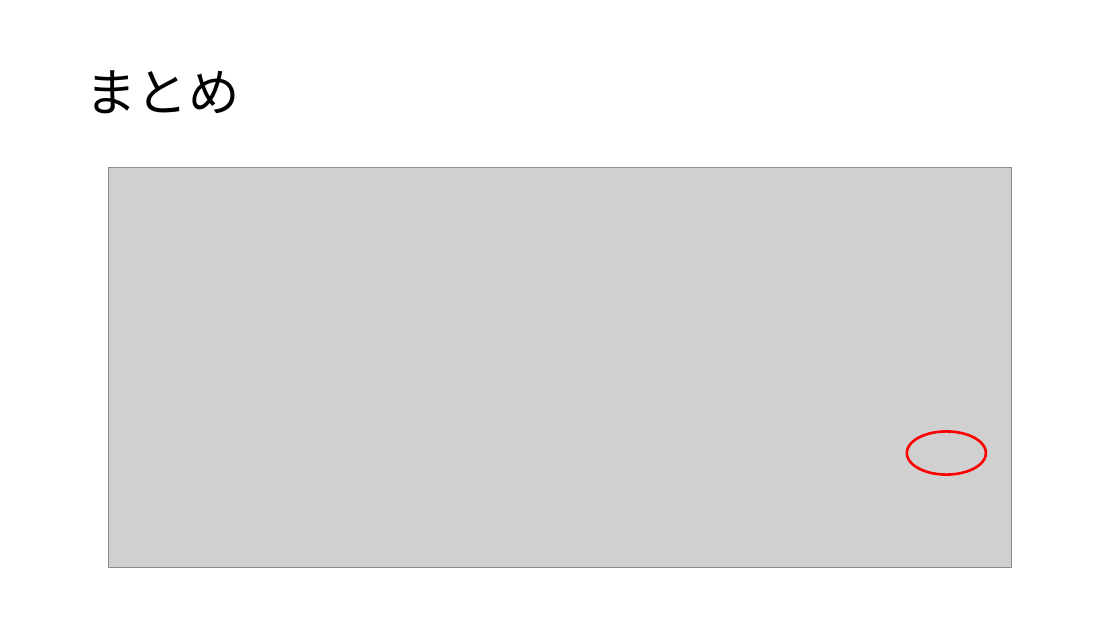
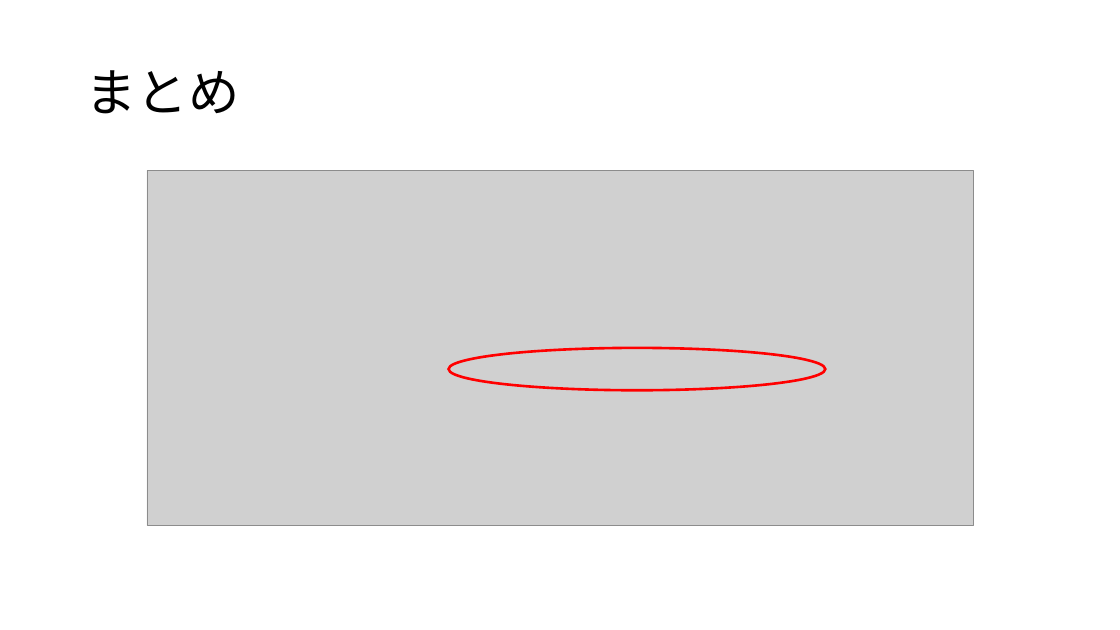
Before and after one commit to aaeviru/thesis, a slide deck: slide 85 of slide/sr2017-slide.pptx (slide 84 before the commit). Drawn at 1120x630 pixels with LibreOffice and Linux fonts; fonts in the diff are those of the drawing; grey boxes stand for pictures. Boxes give left, top, right and bottom in pixels: in the first picture for what was removed or moved away, otherwise in the second. Text is boxed around its words. In the diff, an @@ line names an element or a change of style, - is before the commit and + after.

```diff
--- a/slide/sr2017-slide.pptx
+++ b/slide/sr2017-slide.pptx
@@ picture: place and size @@
-picture at [108, 168, 1012, 568]
+picture at [147, 171, 973, 526]
@@ ellipse added at [449, 348, 826, 390], outline #FF0000 2.25 pt @@
@@ ellipse removed at [907, 432, 986, 475] @@
```
Also in this commit, not shown: 12 other slides changed, 12 slides added, 1 slide removed, 15 other files.
